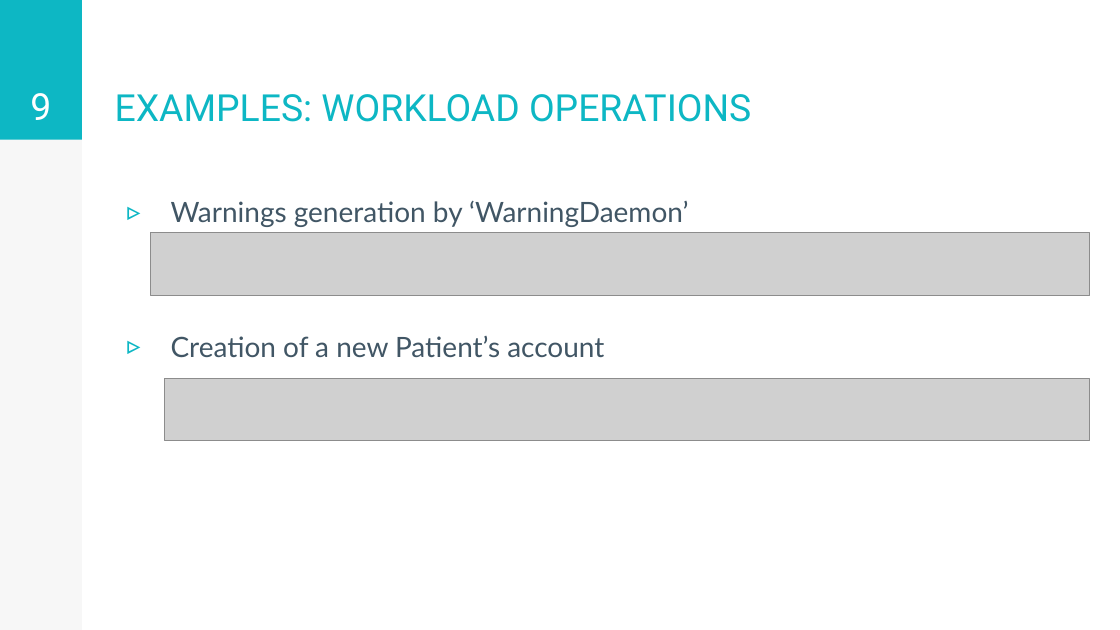
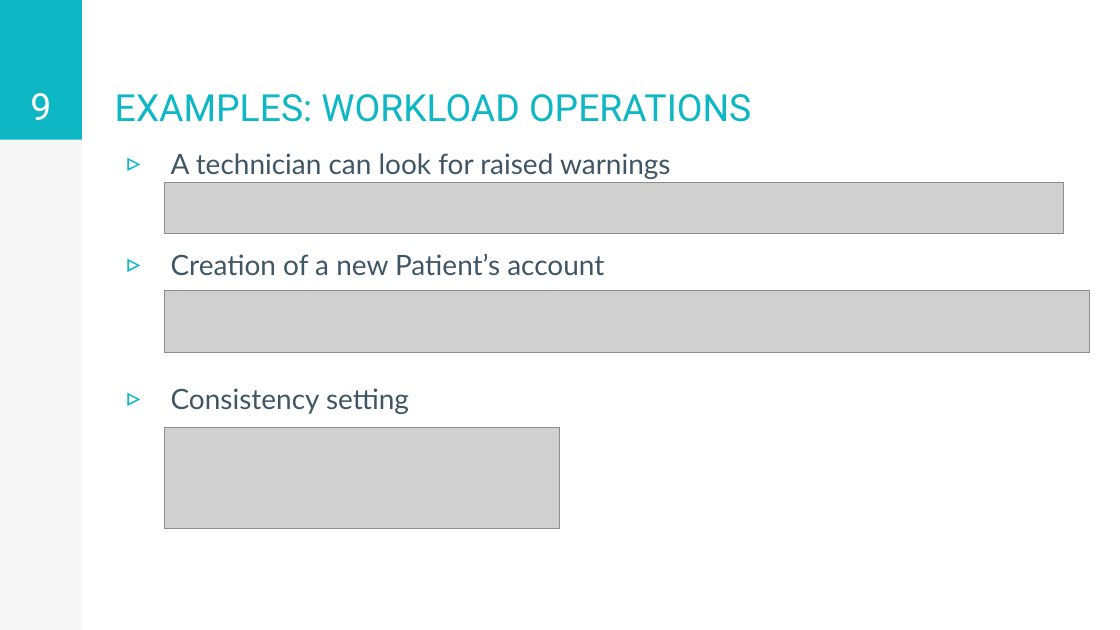
Before and after one commit to stefano-rebora/ADM_Project_2017-2018, a slide deck: slide 9 of documents/presentation.pptx. Drawn at 1120x630 pixels with LibreOffice and Linux fonts; fonts in the diff are those of the drawing; grey boxes stand for pictures. Boxes give left, top, right and bottom in pixels: in the first picture for what was removed or moved away, otherwise in the second. Text is boxed around its words. In the diff, an @@ line names an element or a change of style, - is before the commit and + after.

```diff
--- a/documents/presentation.pptx
+++ b/documents/presentation.pptx
@@ text "A technician can look for ...": place and size @@
-text "A technician can look for ..." at box(171, 201, 688, 357)
+text "A technician can look for ..." at box(171, 153, 671, 414)
@@ text at box(171, 153, 671, 179): text changed @@
-▹ Warnings generation by ‘WarningDaemon’
+▹ A technician can look for raised warnings
@@ picture added at box(165, 183, 1064, 234) @@
@@ picture removed at box(151, 233, 1090, 297) @@
@@ picture: place and size @@
-picture at box(165, 379, 1090, 441)
+picture at box(165, 291, 1090, 354)
@@ text at box(171, 388, 409, 414): paragraph added @@
+▹ Consistency setting
@@ picture added at box(165, 427, 560, 528) @@
```
Also in this commit, not shown: 1 other slide changed, 1 other file.
